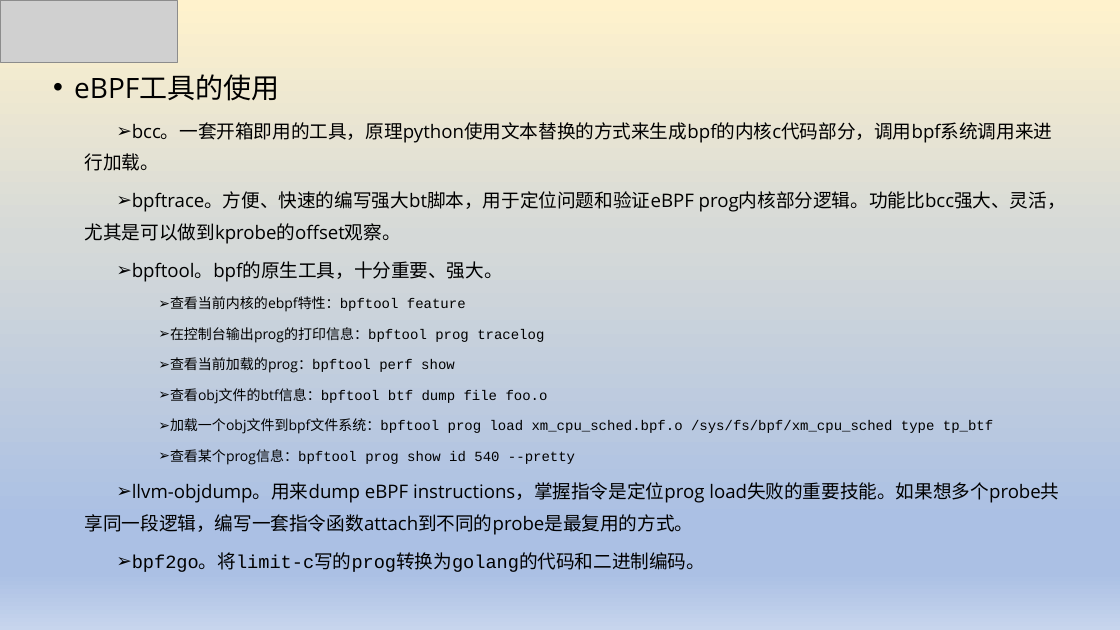
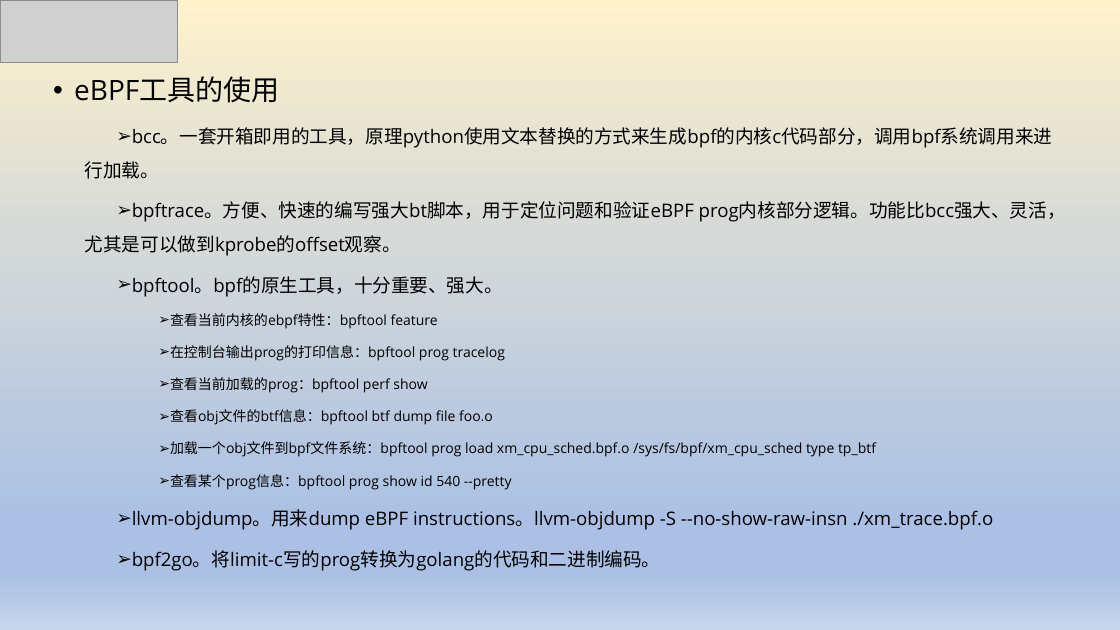
Before and after one commit to luxingwen/x-monitor, a slide deck: slide 8 of doc/基于eBPF可观测性实践.pptx. Drawn at 1120x630 pixels with LibreOffice and Linux fonts; fonts in the diff are those of the drawing; grey boxes stand for pictures. Boxes give left, top, right and bottom in pixels: in the first picture for what was removed or moved away, otherwise in the second. Text is boxed around its words. In the diff, an @@ line names an element or a change of style, - is before the commit and + after.

Commit message:
doc

```diff
--- a/doc/基于eBPF可观测性实践.pptx
+++ b/doc/基于eBPF可观测性实践.pptx
@@ text at <box>74,76,1066,571</box>: font Courier New to Open Sans in "查看当前内核的ebpf特性：bpftool feature", "在控制台输出prog的打印信息：bpftool prog tracelog", "查看当前加载的prog：bpftool perf show", "查看obj文件的btf信息：bpftool btf dump file foo.o" and 3 more places; line spacing 0.8 to 0.9; line spacing 1.4 to 1.5 @@
@@ text at <box>132,509,993,530</box>: text changed @@
-  ➢ llvm-objdump。用来dump eBPF instructions，掌握指令是定位prog load失败的重要技能。如果想多个probe共享同一段逻辑，编写一套指令函数attach到不同的probe是最复用的方式。
+  ➢ llvm-objdump。用来dump eBPF instructions。llvm-objdump -S --no-show-raw-insn ./xm_trace.bpf.o
```
Also in this commit, not shown: 2 other slides changed, 2 slides added, 1 slide removed.
